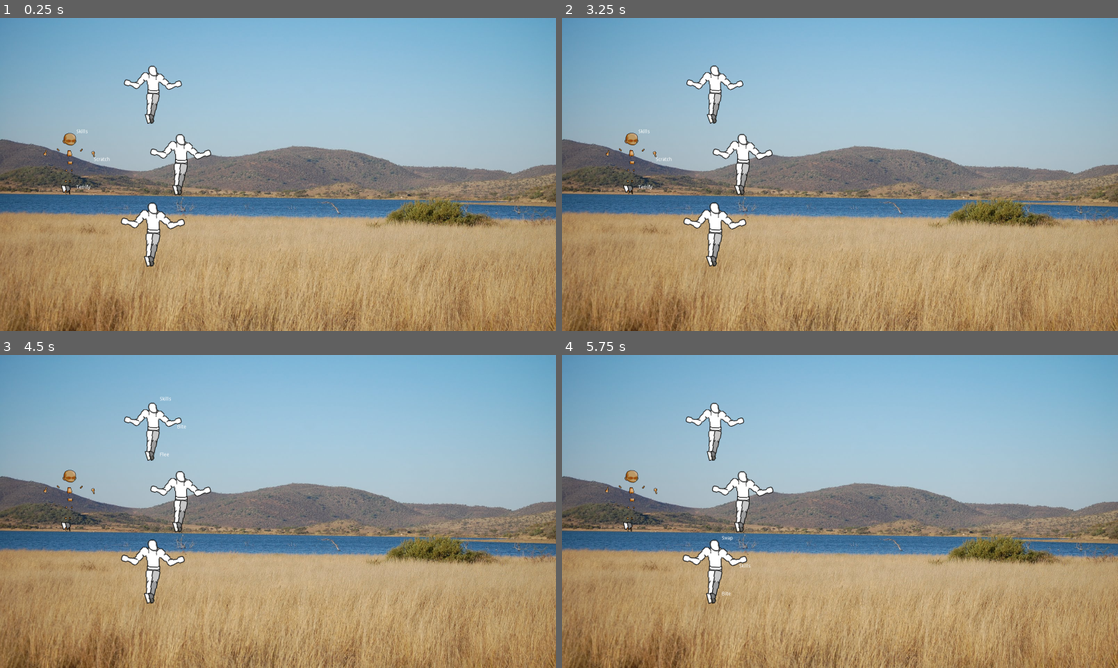
Above: before the commit, frames 1-4 (two rows, left to right).
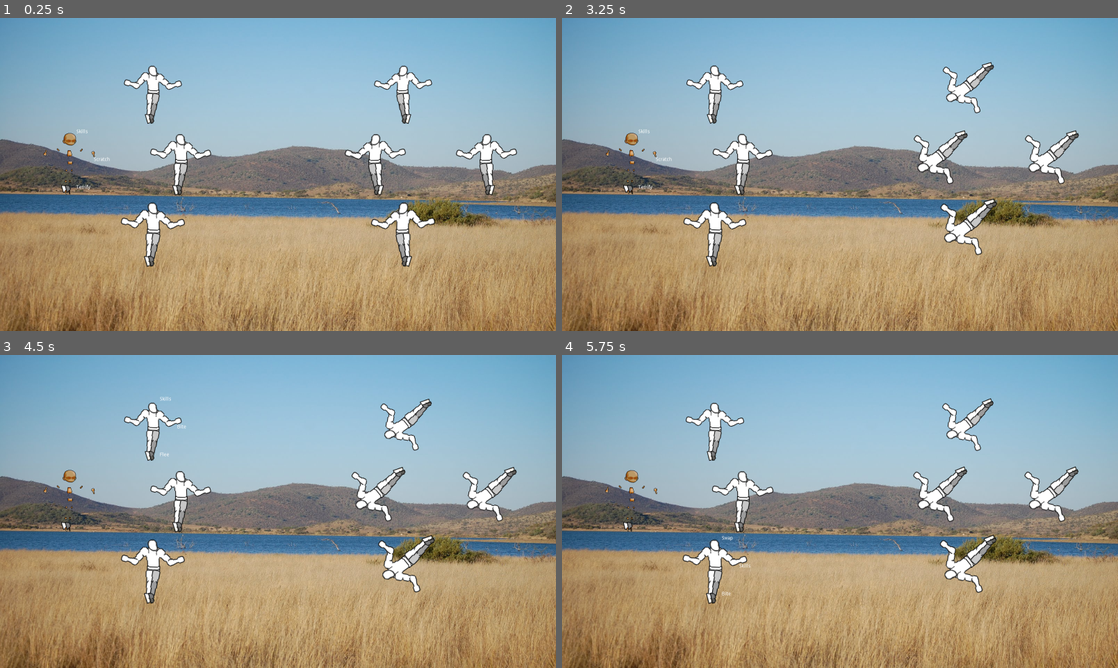
Above: after the commit, the same moments.

Repository: AndreMoukarzel/Soulless
Game: Godot game, scene res://Scenes/Combat/Combat.tscn
Two runs of this game, one before a commit and one after it. Both use one fixed random seed, a clock stepped at 60 frames per second and the inputs below.
Inputs:
- Up to frame 1 (0.25 s): no input
- Up to frame 2 (3.25 s): tap Enter (ui_accept) at 0.5, 0.77, 1.52, 3.02 s; hold Right (ui_right) 0.53-1.28 s; hold Down (ui_down) 1.28-2.03 s; hold Right (ui_right) 2.03-2.78 s; hold Up (ui_up) from 2.78 s (still down)
- Up to frame 3 (4.5 s): release Up (ui_up) at 3.53 s; hold Left (ui_left) from 3.53 s (still down); tap Enter (ui_accept) at 3.77 s
- Up to frame 4 (5.75 s): tap Enter (ui_accept) at 4.52, 5 s; release Left (ui_left) at 5.03 s; hold Down (ui_down) from 5.03 s (still down)

The runs differ from the first frame. In frame 1, 2.4% of the frame differs, in the area x 62-93%, y 15-80%; in frame 2, 2.4%, in the area x 63-93%, y 14-76%; in frame 3, 2.4%; in frame 4, 2.4%.

Commit message:
#2 and #3

Diff:
--- a/Scenes/Combat/Combat.tscn
+++ b/Scenes/Combat/Combat.tscn
@@ -95,6 +95,7 @@
 
 [node name="Allies" type="Node2D" parent="."]
 
+editor/display_folded = true
 scale = Vector2( -1, 1 )
 script = ExtResource( 5 )
 __meta__ = {
@@ -108,6 +109,23 @@
 playback/repeat = false
 playback/speed = 1.0
 
+[node name="Enemies" type="Node2D" parent="."]
+
+editor/display_folded = true
+script = ExtResource( 5 )
+__meta__ = {
+"_edit_lock_": true
+}
+
+[node name="Tween" type="Tween" parent="Enemies"]
+
+playback_process_mode = 1
+playback/active = false
+playback/repeat = false
+playback/speed = 1.0
+
 [connection signal="selected" from="ActionSelector" to="." method="_on_ActionSelector_selected"]
 
 [connection signal="all_acted" from="Allies" to="." method="_on_Allies_all_acted"]
+
+[connection signal="all_acted" from="Enemies" to="." method="_on_Enemies_all_acted"]
--- a/Scripts/Combat/Combat.gd
+++ b/Scripts/Combat/Combat.gd
@@ -15,7 +15,6 @@
 var selected_targets = []
 var target_num = 1
 var change_group = false
-var combat_ended = false
 
 class CombatUnit:
 	var id
@@ -44,8 +43,9 @@
 
 
 func _ready():
+	set_process_input(false)
 	get_node("ParallaxBackground/TextureRect").set_size(OS.get_window_size())
-	set_process_input(false)
+	get_node("Enemies").set_position(Vector2(OS.get_window_size().x, 0))
 
 	var allies = []
 	allies.append(CombatUnit.new(unit_db.new_unit("Soulless"), 0))
@@ -53,6 +53,13 @@
 	allies.append(CombatUnit.new(unit_db.new_unit("Auau"), 2))
 	allies.append(CombatUnit.new(unit_db.new_unit("Auau"), 3))
 	get_node("Allies").populate(allies, 0)
+
+	var enemies = []
+	enemies.append(CombatUnit.new(unit_db.new_unit("Auau"), 4))
+	enemies.append(CombatUnit.new(unit_db.new_unit("Auau"), 5))
+	enemies.append(CombatUnit.new(unit_db.new_unit("Auau"), 6))
+	enemies.append(CombatUnit.new(unit_db.new_unit("Auau"), 7))
+	get_node("Enemies").populate(enemies, 4)
 
 	combat_loop()
 
@@ -79,14 +86,18 @@
 
 
 func combat_loop():
+	var combat_ended = 0
+
 	while not combat_ended:
-		while not change_group:
+		while not change_group and not combat_ended:
 			next_turn("Allies")
 			yield(self, "turn_completed")
+			combat_ended = battle_ended()
 		change_group = false
-#		while not change_group:
-#			next_turn("Enemies")
-#			yield(self, "turn_completed")
+		while not change_group and not combat_ended:
+			next_turn("Enemies")
+			combat_ended = battle_ended()
+		change_group = false
 
 
 func next_turn(group):
@@ -101,22 +112,23 @@
 		ActSel.update_actions(active_unit.actions, active_unit.skills)
 		ActSel.enable()
 	else:
-		# Enemy AI here
-		pass
+		# Test only #
+		get_node(str(group, "/", active_unit.id)).set_rotation(180)
+		#############
+		# choose enemy action here
 
 
-# Player selected an action
-func _on_ActionSelector_selected( name ):
-	get_node("ActionSelector").disable()
+func battle_ended():
+	var dead_allies = get_node("Allies").get_dead_units()
+	var dead_enemies = get_node("Enemies").get_dead_units()
 
-	if name == "Swap":
-		get_targets("Allies", true)
-		yield(self, "targets_selected")
-		get_node("Allies").swap(active_unit.id, selected_targets[0].id)
-		yield(get_node("Allies/Tween"), "tween_completed")
-
-	# Animation and stuff here
-	emit_signal("turn_completed")
+	if dead_enemies.size() == get_node("Enemies").unit_num:
+		# Enemies lost
+		return 1
+	if dead_allies.size() == get_node("Allies").unit_num:
+		# Player lost
+		return 2
+	return 0
 
 
 func get_targets(group, exclude_active = false, subgroup = null):
@@ -153,5 +165,25 @@
 	set_process_input(true)
 
 
+####################### EXTERNAL SIGNAL HANDLING #######################
+# Player selected an action
+func _on_ActionSelector_selected( name ):
+	get_node("ActionSelector").disable()
+
+	if name == "Swap":
+		get_targets("Allies", true)
+		yield(self, "targets_selected")
+		get_node("Allies").swap(active_unit.id, selected_targets[0].id)
+		yield(get_node("Allies/Tween"), "tween_completed")
+
+	# Animation and stuff here
+	emit_signal("turn_completed")
+
+
 func _on_Allies_all_acted():
 	change_group = true
+
+
+func _on_Enemies_all_acted():
+	change_group = true
+########################################################################
